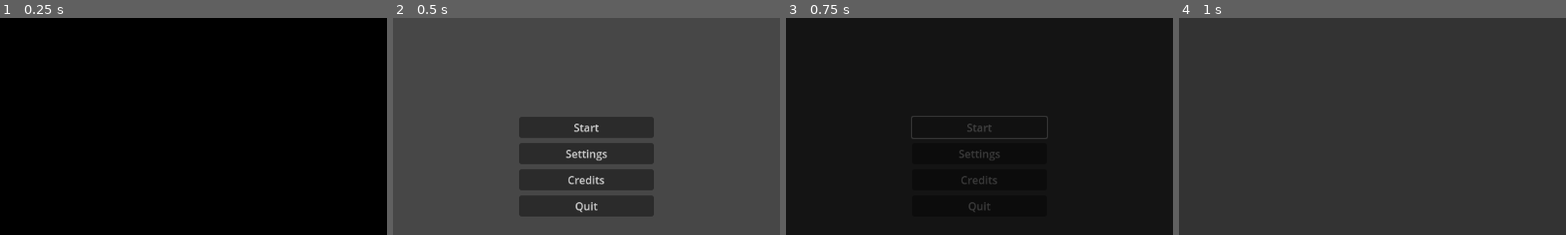
Above: before the commit, frames 1-4 (left to right).
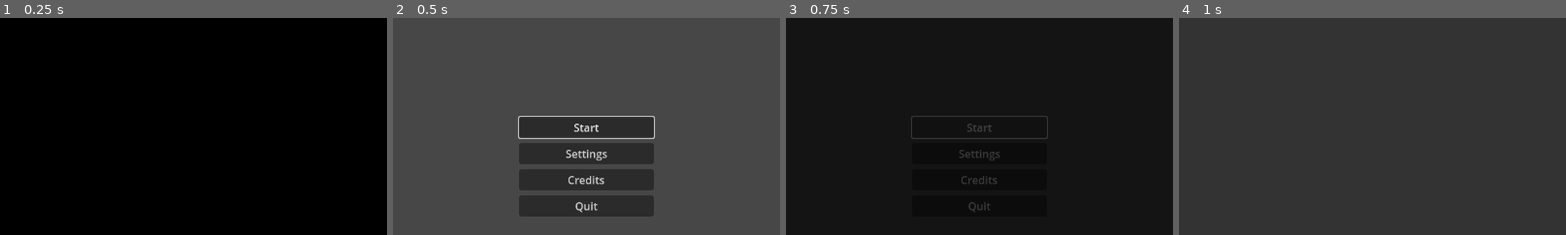
Above: after the commit, the same moments.

Repository: josephkimsungha/godot-skeleton
Game: Godot game, scene res://scenes/main/main.tscn
Same seed, same stepped clock (60 frames per second), same inputs: the game is played once before the commit and once after it.
Inputs:
- Up to frame 1 (0.25 s): no input
- Up to frame 2 (0.5 s): no input
- Up to frame 3 (0.75 s): click "Start" at 0.5 s
- Up to frame 4 (1 s): no input
The pictures show only the part of the screen within x 25-75%, y 16-66%; the shares and areas given below are measured in that part.

Frame 1 is identical in both runs. In frame 2, 0.5% of the frame differs, in the area x 32-68%, y 45-56%; in frame 3, nothing differs; in frame 4, nothing differs.

Commit message:
Enable controller inputs

Diff:
--- a/project.godot
+++ b/project.godot
@@ -30,8 +30,23 @@
 
 [input]
 
+ui_accept={
+"deadzone": 0.5,
+"events": [Object(InputEventKey,"resource_local_to_scene":false,"resource_name":"","device":0,"window_id":0,"alt_pressed":false,"shift_pressed":false,"ctrl_pressed":false,"meta_pressed":false,"pressed":false,"keycode":4194309,"physical_keycode":0,"key_label":0,"unicode":0,"location":0,"echo":false,"script":null)
+, Object(InputEventKey,"resource_local_to_scene":false,"resource_name":"","device":0,"window_id":0,"alt_pressed":false,"shift_pressed":false,"ctrl_pressed":false,"meta_pressed":false,"pressed":false,"keycode":4194310,"physical_keycode":0,"key_label":0,"unicode":0,"location":0,"echo":false,"script":null)
+, Object(InputEventKey,"resource_local_to_scene":false,"resource_name":"","device":0,"window_id":0,"alt_pressed":false,"shift_pressed":false,"ctrl_pressed":false,"meta_pressed":false,"pressed":false,"keycode":32,"physical_keycode":0,"key_label":0,"unicode":32,"location":0,"echo":false,"script":null)
+, Object(InputEventJoypadButton,"resource_local_to_scene":false,"resource_name":"","device":-1,"button_index":0,"pressure":0.0,"pressed":false,"script":null)
+]
+}
+ui_cancel={
+"deadzone": 0.5,
+"events": [Object(InputEventKey,"resource_local_to_scene":false,"resource_name":"","device":0,"window_id":0,"alt_pressed":false,"shift_pressed":false,"ctrl_pressed":false,"meta_pressed":false,"pressed":false,"keycode":4194305,"physical_keycode":0,"key_label":0,"unicode":0,"location":0,"echo":false,"script":null)
+, Object(InputEventJoypadButton,"resource_local_to_scene":false,"resource_name":"","device":-1,"button_index":1,"pressure":0.0,"pressed":false,"script":null)
+]
+}
 pause={
 "deadzone": 0.2,
 "events": [Object(InputEventKey,"resource_local_to_scene":false,"resource_name":"","device":0,"window_id":0,"alt_presse …(194 unchanged characters)…
+, Object(InputEventJoypadButton,"resource_local_to_scene":false,"resource_name":"","device":-1,"button_index":6,"pressure":0.0,"pressed":false,"script":null)
 ]
 }
--- a/scenes/main/main.gd
+++ b/scenes/main/main.gd
@@ -17,9 +17,11 @@
             settings_menu.close()
             get_viewport().set_input_as_handled()
             return
-    if event.is_action_pressed("pause"):
         if GameManager.state == GameManager.State.PAUSED:
             GameManager.resume_game()
-        elif GameManager.state == GameManager.State.PLAYING:
+            get_viewport().set_input_as_handled()
+            return
+    if event.is_action_pressed("pause"):
+        if GameManager.state == GameManager.State.PLAYING:
             GameManager.pause_game()
-        get_viewport().set_input_as_handled()
+            get_viewport().set_input_as_handled()
--- a/scenes/ui/credits_menu/credits_menu.gd
+++ b/scenes/ui/credits_menu/credits_menu.gd
@@ -7,6 +7,7 @@
 
 func _ready() -> void:
 	back_button.pressed.connect(_on_back_pressed)
+	back_button.grab_focus()
 	for entry in CREDITS_LIST.entries:
 		var label := Label.new()
 		label.text = "%s — %s" % [entry.role, entry.display_name]
--- a/scenes/ui/main_menu/main_menu.gd
+++ b/scenes/ui/main_menu/main_menu.gd
@@ -15,6 +15,7 @@
     settings_button.pressed.connect(_on_settings_pressed)
     credits_button.pressed.connect(_on_credits_pressed)
     quit_button.pressed.connect(_on_quit_pressed)
+    start_button.grab_focus()
     # play_bgm() no-ops if this track is already playing, so re-entering the
     # menu (e.g. Back from Credits) doesn't restart it.
     AudioManager.play_bgm(MENU_BGM, 0.5)
--- a/scenes/ui/pause_menu/pause_menu.gd
+++ b/scenes/ui/pause_menu/pause_menu.gd
@@ -9,7 +9,7 @@
 	resume_button.pressed.connect(_on_resume_pressed)
 	settings_button.pressed.connect(_on_settings_pressed)
 	quit_button.pressed.connect(_on_quit_pressed)
-	EventBus.game_paused.connect(func(): visible = true)
+	EventBus.game_paused.connect(func(): visible = true; resume_button.grab_focus())
 	EventBus.game_resumed.connect(func(): visible = false)
 
 func _on_resume_pressed() -> void:
--- a/scenes/ui/settings_menu/settings_menu.gd
+++ b/scenes/ui/settings_menu/settings_menu.gd
@@ -9,6 +9,7 @@
 @onready var back_button: Button = %BackButton
 
 var _sfx_preview_timer: Timer
+var _previously_focused: Control
 
 func _ready() -> void:
     visible = false
@@ -34,9 +35,13 @@
     AudioManager.play_sfx(AudioManager.SFX.click)
     SettingsManager.save_settings()
     visible = false
+    if is_instance_valid(_previously_focused):
+        _previously_focused.grab_focus()
 
 func _on_settings_requested() -> void:
+    _previously_focused = get_viewport().gui_get_focus_owner()
     visible = true
+    master_slider.grab_focus()
 
 # Applies the volume immediately and plays a preview sfx (debounced).
 func _on_sfx_slider_value_changed(value: float) -> void:
Not shown: 1 places in scenes/main/main.tscn that only renumber resources
